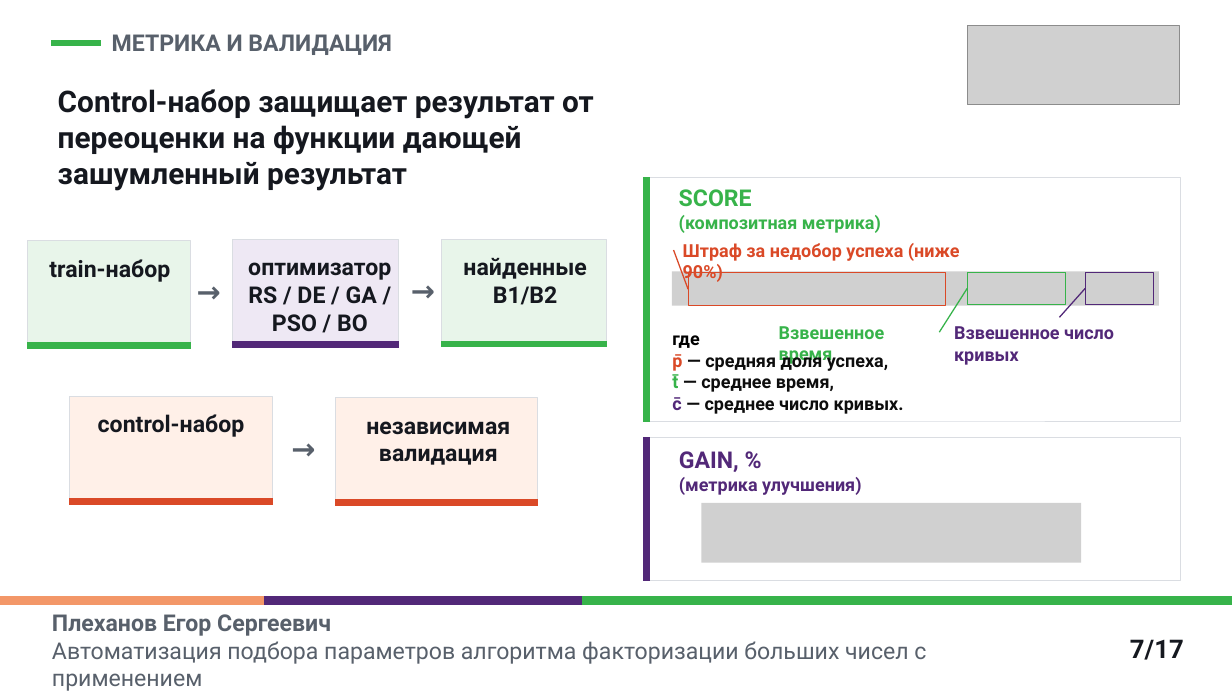
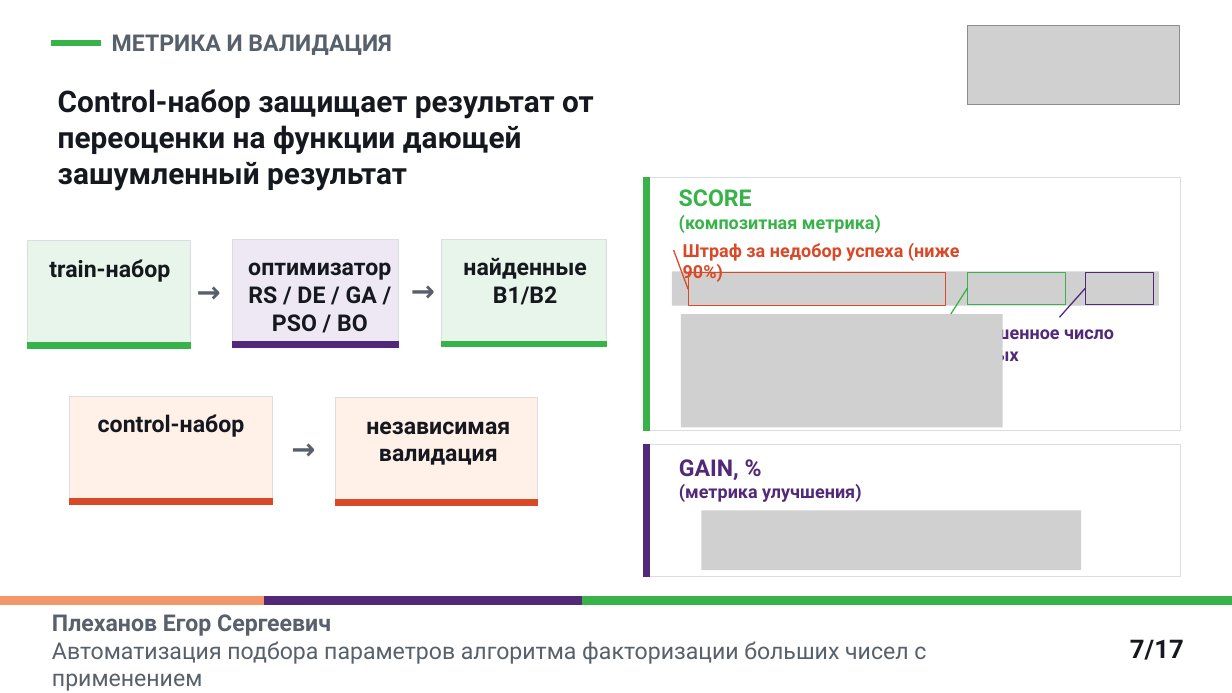
Before and after one commit to EgorPlehanov/ecm-evolutionary-optimization, a slide deck: slide 7 of REPORTS/06_thesis_defense_presentation/Plekhanov_thesis_defense_ECM_parameter_optimization_polytech.pptx. Drawn at 1232x693 pixels with LibreOffice and Linux fonts; fonts in the diff are those of the drawing; grey boxes stand for pictures. Boxes give left, top, right and bottom in pixels: in the first picture for what was removed or moved away, otherwise in the second. Text is boxed around its words. In the diff, an @@ line names an element or a change of style, - is before the commit and + after.

Commit message:
fix pres

```diff
--- a/REPORTS/06_thesis_defense_presentation/Plekhanov_thesis_defense_ECM_parameter_optimization_polytech.pptx
+++ b/REPORTS/06_thesis_defense_presentation/Plekhanov_thesis_defense_ECM_parameter_optimization_polytech.pptx
@@ rectangle: place and size @@
-rectangle at (644, 177, 1180, 421)
+rectangle at (644, 177, 1180, 430)
@@ rectangle: place and size @@
-rectangle at (644, 177, 650, 421)
+rectangle at (644, 177, 650, 430)
@@ picture added at (681, 314, 1003, 427) @@
@@ text removed at (779, 326, 885, 366) @@
-Взвешенное время
@@ text removed at (672, 335, 904, 414) @@
-где
-p̄ — средняя доля успеха,
-t̄ — среднее время,
-c̄ — среднее число кривых.
@@ rectangle: place and size @@
-rectangle at (644, 438, 1180, 581)
+rectangle at (644, 445, 1180, 576)
@@ rectangle: place and size @@
-rectangle at (644, 438, 650, 581)
+rectangle at (644, 445, 650, 576)
@@ text "GAIN, %": place and size @@
-text "GAIN, %" at (679, 451, 861, 495)
+text "GAIN, %" at (679, 459, 861, 502)
@@ picture: place and size @@
-picture at (701, 503, 1081, 563)
+picture at (701, 510, 1081, 570)
```
